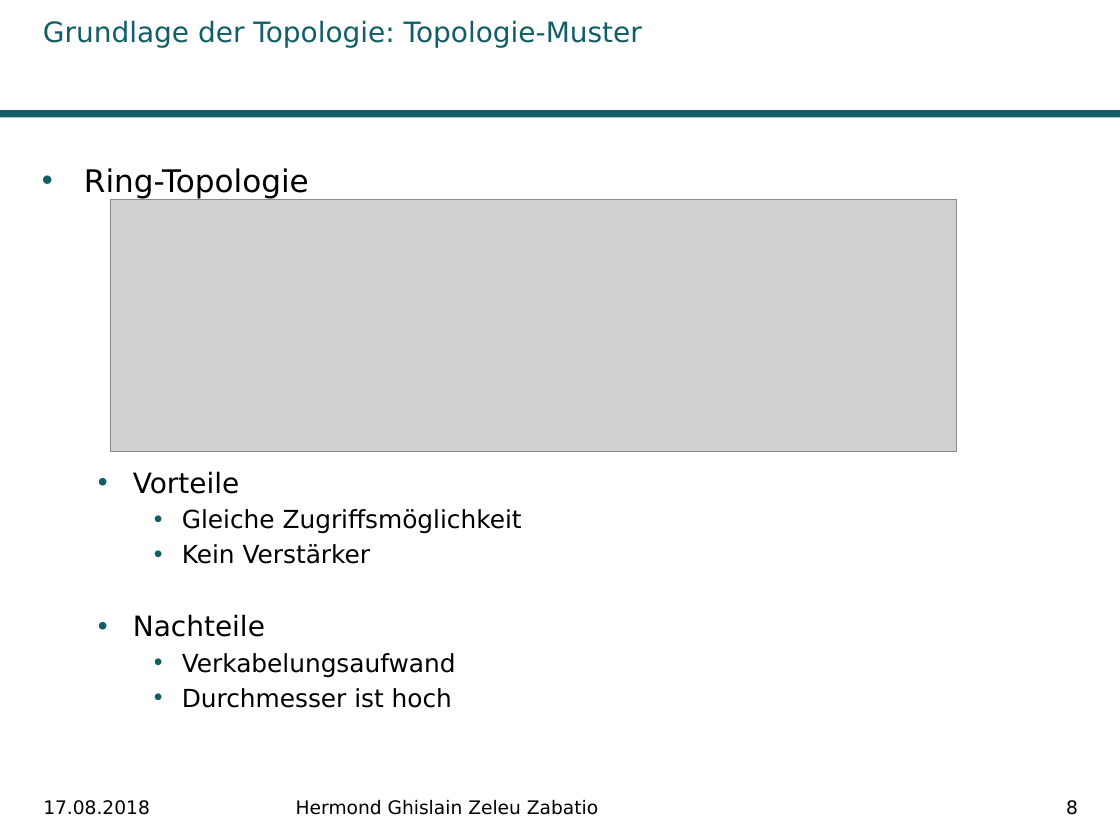
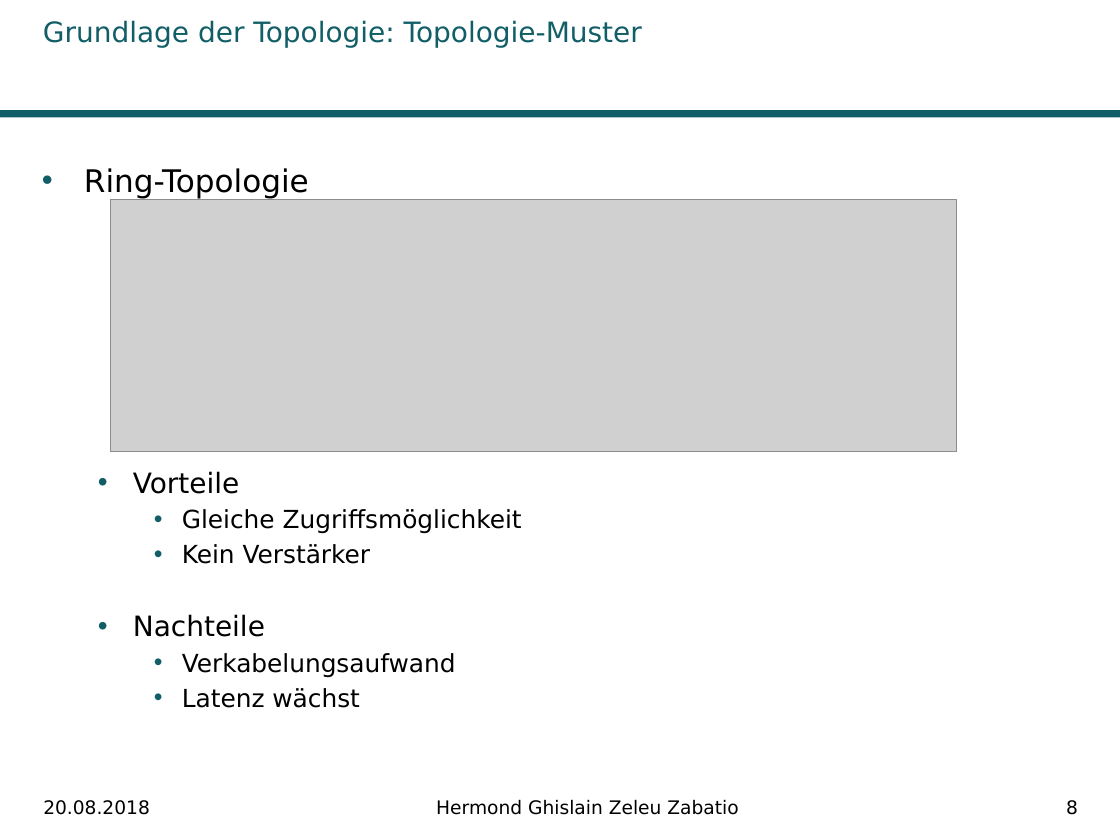
Before and after one commit to Ghislain1/zoe-fb-app, a slide deck: slide 8 of Master-Abschluss.pptx. Drawn at 1120x840 pixels with LibreOffice and Linux fonts; fonts in the diff are those of the drawing; grey boxes stand for pictures; background and template pictures are left out. Boxes give left, top, right and bottom in pixels: in the first picture for what was removed or moved away, otherwise in the second. Text is boxed around its words. In the diff, an @@ line names an element or a change of style, - is before the commit and + after.

```diff
--- a/Master-Abschluss.pptx
+++ b/Master-Abschluss.pptx
@@ text at box(182, 688, 359, 708): text changed @@
-    • Durchmesser ist hoch
+    • Latenz wächst
@@ text at box(43, 800, 150, 815): text changed @@
-17.08.2018
+20.08.2018
@@ text "Hermond Ghislain Zeleu Zabatio" at box(436, 799, 738, 815): alignment left to centre @@
```
Also in this commit, not shown: 28 other slides changed, 1 other file.
